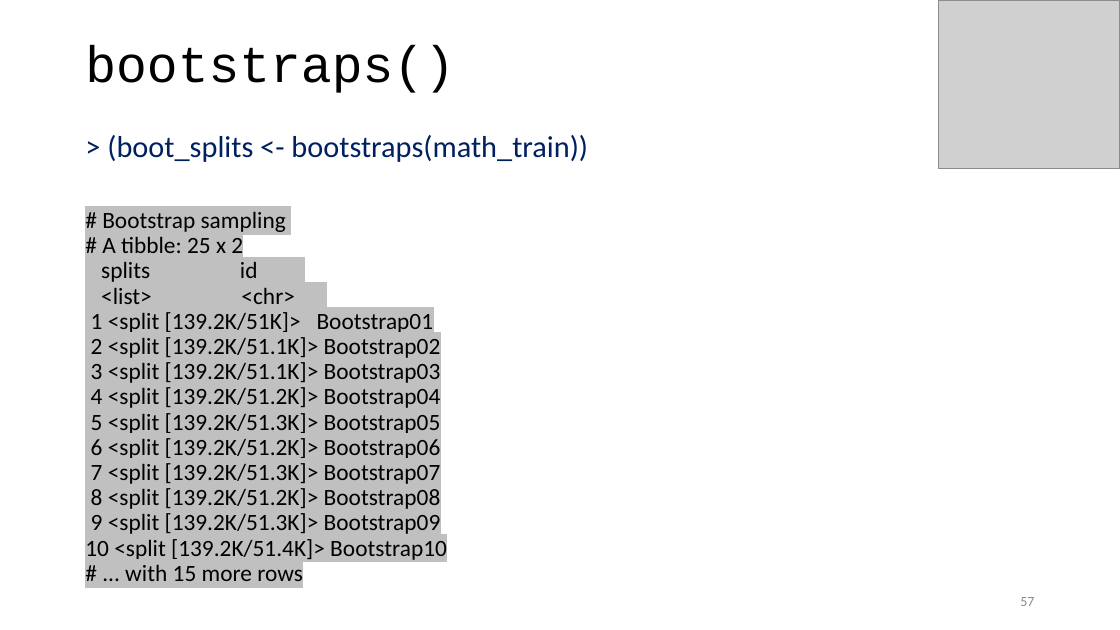
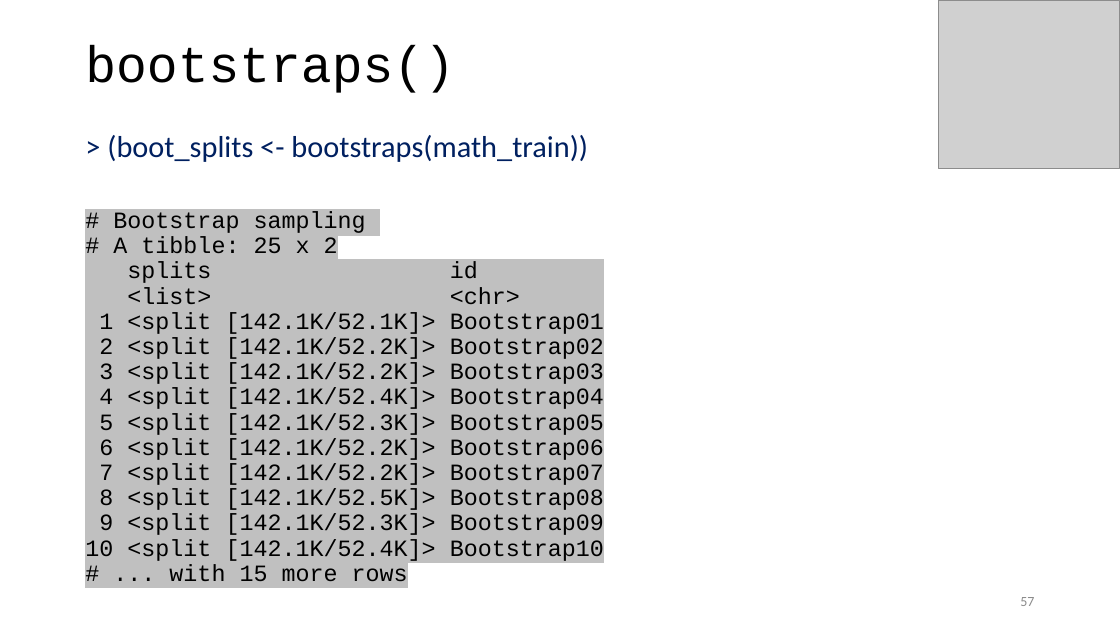
Before and after one commit to karlenaochoa/c4-ml-2020, a slide deck: slide 57 of slides/w2p1-bias-variance-resampling/w2p1.pptx. Drawn at 1120x630 pixels with LibreOffice and Linux fonts; fonts in the diff are those of the drawing; grey boxes stand for pictures. Boxes give left, top, right and bottom in pixels: in the first picture for what was removed or moved away, otherwise in the second. Text is boxed around its words. In the diff, an @@ line names an element or a change of style, - is before the commit and + after.

```diff
--- a/slides/w2p1-bias-variance-resampling/w2p1.pptx
+++ b/slides/w2p1-bias-variance-resampling/w2p1.pptx
@@ text at (113, 211, 520, 581): font Calibri to Courier New in "# Bootstrap sampling", "# A tibble: 25 x 2", "splits id", "<list> <chr>" and 1 more places @@
@@ text at (85, 312, 604, 561): text changed; font Calibri to Courier New @@
-1 <split [139.2K/51K]> Bootstrap01
-2 <split [139.2K/51.1K]> Bootstrap02
-3 <split [139.2K/51.1K]> Bootstrap03
-4 <split [139.2K/51.2K]> Bootstrap04
-5 <split [139.2K/51.3K]> Bootstrap05
-6 <split [139.2K/51.2K]> Bootstrap06
-7 <split [139.2K/51.3K]> Bootstrap07
-8 <split [139.2K/51.2K]> Bootstrap08
-9 <split [139.2K/51.3K]> Bootstrap09
-10 <split [139.2K/51.4K]> Bootstrap10
+1 <split [142.1K/52.1K]> Bootstrap01
+2 <split [142.1K/52.2K]> Bootstrap02
+3 <split [142.1K/52.2K]> Bootstrap03
+4 <split [142.1K/52.4K]> Bootstrap04
+5 <split [142.1K/52.3K]> Bootstrap05
+6 <split [142.1K/52.2K]> Bootstrap06
+7 <split [142.1K/52.2K]> Bootstrap07
+8 <split [142.1K/52.5K]> Bootstrap08
+9 <split [142.1K/52.3K]> Bootstrap09
+10 <split [142.1K/52.4K]> Bootstrap10
```
Also in this commit, not shown: 5 other slides changed, 2 other files.
